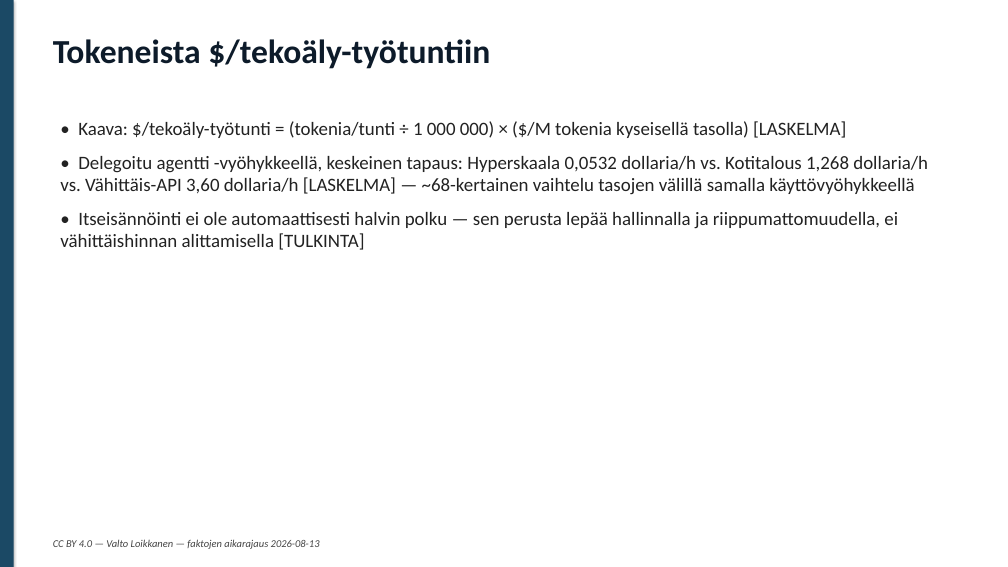
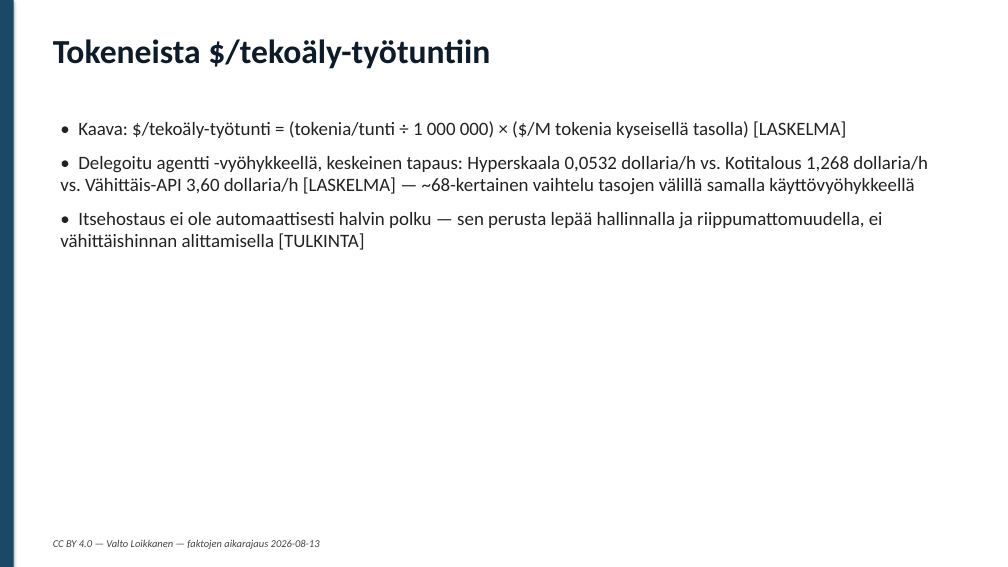
Before and after one commit to valto/tekoalytyokapasiteetin-vallankumous, a slide deck: slide 13 of 19-slide-deck.pptx. Drawn at 1008x567 pixels with LibreOffice and Linux fonts; fonts in the diff are those of the drawing. Boxes give left, top, right and bottom in pixels: in the first picture for what was removed or moved away, otherwise in the second. Text is boxed around its words. In the diff, an @@ line names an element or a change of style, - is before the commit and + after.

```diff
--- a/19-slide-deck.pptx
+++ b/19-slide-deck.pptx
@@ text at [60,212,883,250]: text changed @@
-• Itseisännöinti ei ole automaattisesti halvin polku — sen perusta lepää hallinnalla ja riippumattomuudella, ei vähittäishinnan alittamisella [TULKINTA]
+• Itsehostaus ei ole automaattisesti halvin polku — sen perusta lepää hallinnalla ja riippumattomuudella, ei vähittäishinnan alittamisella [TULKINTA]
```
Also in this commit, not shown: 1 other slide changed, 41 other files.
